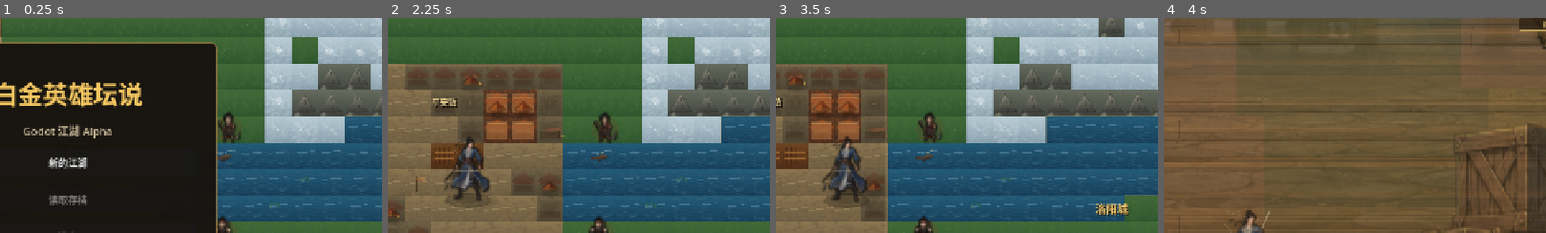
Above: before the commit, frames 1-4 (left to right).
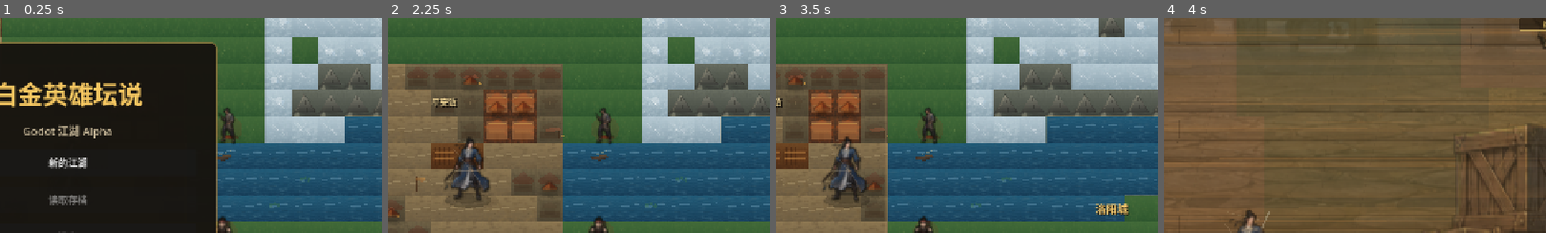
Above: after the commit, the same moments.

Repository: coyoteXujie/yxts-llm
Game: Godot game, scene res://scenes/main.tscn
The game is run twice, just before and just after one commit, with the same random seed, the same clock (stepped at 60 frames per second) and the same inputs.
Inputs (mouse positions are % of the whole screen's width and height, from its top left):
- Up to frame 1 (0.25 s): no input
- Up to frame 2 (2.25 s): click "新的江湖" at 0.5 s; click "开始" at 1.25 s; tap Enter at 2 s; move the mouse to (72, 45) at 2.02 s; hold D (move_right) from 2.03 s (still down); tap F (attack) at 2.1 s; click (72, 45) at 2.17 s
- Up to frame 3 (3.5 s): release D (move_right) at 2.75 s; drag from (30, 55) to (45, 70) at 2.77 s
- Up to frame 4 (4 s): move the mouse to (60, 28) at 3.52 s; hold D (move_right) from 3.53 s (still down); hold E (enter_area) from 3.53 s (still down)
The pictures show only the part of the screen within x 41-91%, y 12-62%; the shares and areas given below are measured in that part.

The runs differ from the first frame. In frame 1, 0.3% of the frame differs, in the area x 57-63%, y 41-59%; in frame 2, 0.3%; in frame 3, 0.3%; in frame 4, nothing differs.

Commit message:
Add high quality thug enemy sprite

Diff:
--- a/godot_project/assets/generated_art_manifest.json
+++ b/godot_project/assets/generated_art_manifest.json
@@ -98,7 +98,7 @@
     "万一": "res://assets/characters/reference_map_sprites/xueshan_girl_ref.png",
     "阿秀": "res://assets/characters/reference_map_sprites/xueshan_lady_ref.png",
     "雪千柔": "res://assets/characters/reference_map_sprites/xueshan_swordswoman_ref.png",
-    "流氓": "res://assets/characters/reference_map_sprites/thug_ref.png",
+    "流氓": "res://assets/characters/npc/map_sprites_v2/thug_stage_v2.png",
     "流氓头": "res://assets/characters/reference_map_sprites/bandit_ref.png",
     "独角大盗": "res://assets/characters/reference_map_sprites/bandit_axe_ref.png",
     "采花大盗": "res://assets/characters/reference_map_sprites/assassin_ref.png",
@@ -488,7 +488,8 @@
     "xiaoyao_sect": "res://assets/world/scenes/scene_xiaoyao_sect.png"
   },
   "stage_layers": {
-    "qinghe_shopfront": "res://assets/world/stage_layers/qinghe_shopfront_layer_v2.png"
+    "qinghe_shopfront": "res://assets/world/stage_layers/qinghe_shopfront_layer_v2.png",
+    "qinghe_foreground": "res://assets/world/stage_layers/qinghe_foreground_layer_v1.png"
   },
   "ui": {
     "panel_ink": "res://assets/ui/panel_ink.png",
@@ -519,7 +520,7 @@
     "item_icons": 22,
     "skill_icons": 41,
     "scene_backgrounds": 73,
-    "stage_layers": 1,
+    "stage_layers": 2,
     "ui": 8
   }
 }
--- a/godot_project/data/npc_sprite_assets.json
+++ b/godot_project/data/npc_sprite_assets.json
@@ -73,7 +73,7 @@
   "万一": "res://assets/characters/reference_map_sprites/xueshan_girl_ref.png",
   "阿秀": "res://assets/characters/reference_map_sprites/xueshan_lady_ref.png",
   "雪千柔": "res://assets/characters/reference_map_sprites/xueshan_swordswoman_ref.png",
-  "流氓": "res://assets/characters/reference_map_sprites/thug_ref.png",
+  "流氓": "res://assets/characters/npc/map_sprites_v2/thug_stage_v2.png",
   "流氓头": "res://assets/characters/reference_map_sprites/bandit_ref.png",
   "独角大盗": "res://assets/characters/reference_map_sprites/bandit_axe_ref.png",
   "采花大盗": "res://assets/characters/reference_map_sprites/assassin_ref.png",
--- a/godot_project/tests/playtest_combat.gd
+++ b/godot_project/tests/playtest_combat.gd
@@ -78,6 +78,8 @@
 	_check(str(PLAYER_SCRIPT.PLAYER_SPRITE_OVERRIDES.get("male_none", "")).ends_with("player_male_none_stage_v2.png"), "默认男主应保留高质量 sprite 覆盖")
 	_check(stage.player_texture != null and stage.player_texture.get_size().y >= 900.0, "2.5D 战斗舞台应复用默认男主高质量 sprite")
 	_check(stage.enemy_texture != null, "2.5D 战斗舞台应加载敌人 sprite")
+	_check(GameData.get_npc_sprite_path("流氓").ends_with("thug_stage_v2.png"), "开局流氓应使用高质量敌人 sprite")
+	_check(stage.enemy_texture != null and stage.enemy_texture.get_size().y >= 1200.0, "2.5D 战斗舞台流氓敌人不应继续使用低清小图")
 	_check(stage.background_texture != null, "2.5D 战斗舞台应加载当前区域背景")
 	_check(COMBAT_STAGE_SCRIPT.PLAYER_STAGE_HEIGHT >= 140.0, "2.5D 战斗舞台玩家不应继续偏小")
 	_check(COMBAT_STAGE_SCRIPT.ENEMY_STAGE_HEIGHT >= 148.0, "2.5D 战斗舞台敌人不应继续偏小")
Binary file added: godot_project/assets/characters/npc/map_sprites_v2/thug_stage_v2.png
Not shown, changed: docs/14_Godot实现差距审计.md
Not shown, changed: docs/15_2.5D美术与横版战斗规划.md
